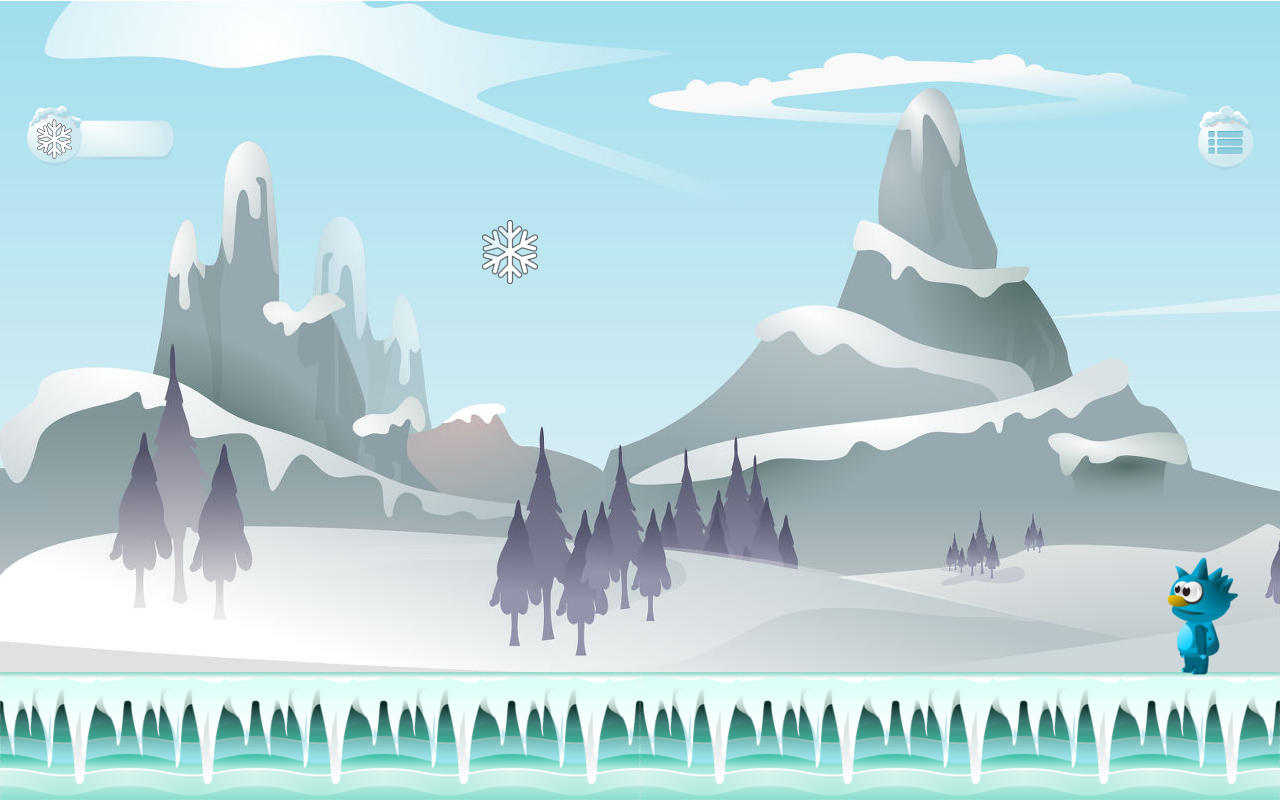
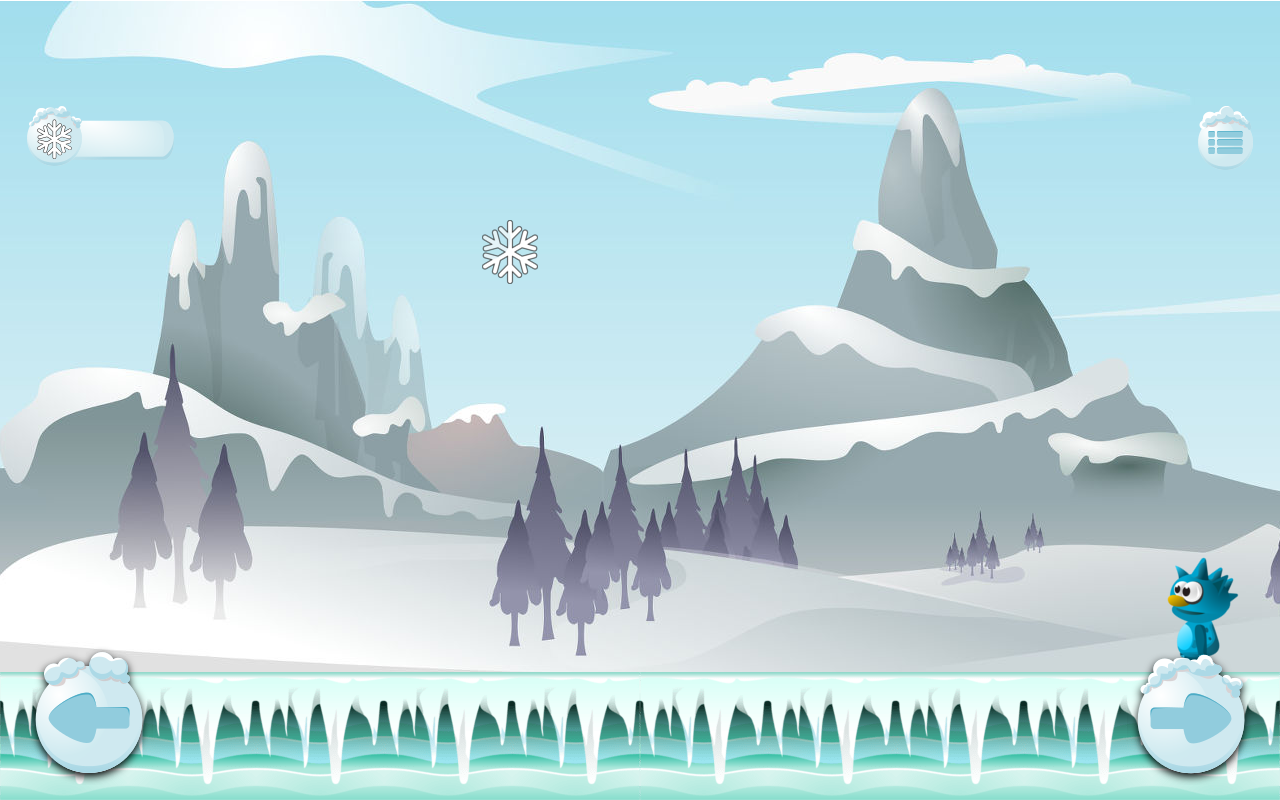
Before/after of a 1280 × 800 layered artwork. What changed in the layer stack:
added layer "btnRight.png" in group "Game" over [1127, 651, 1253, 785]
added layer "btnLeft.png" in group "Game" over [27, 647, 153, 785]
